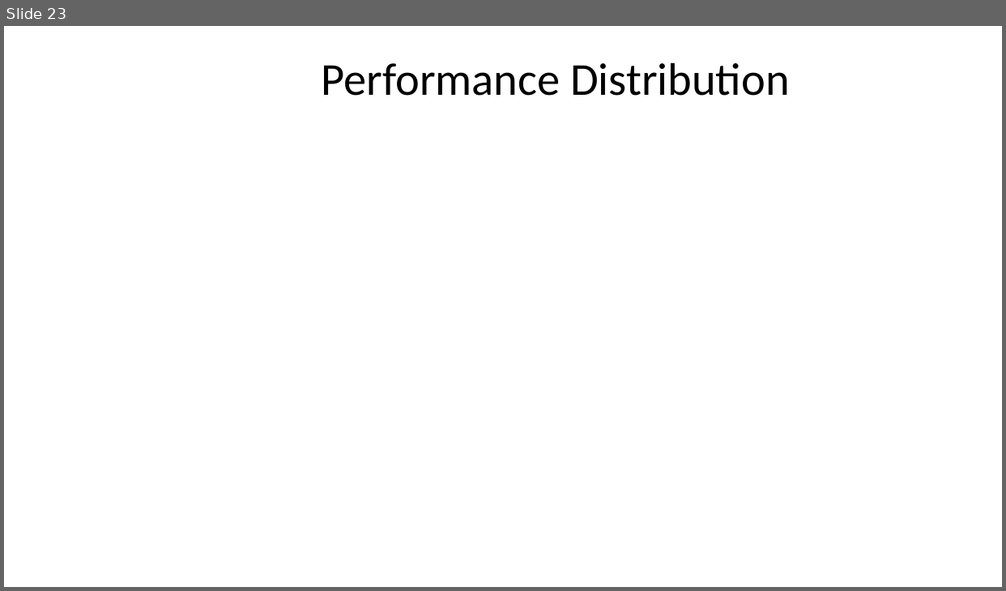
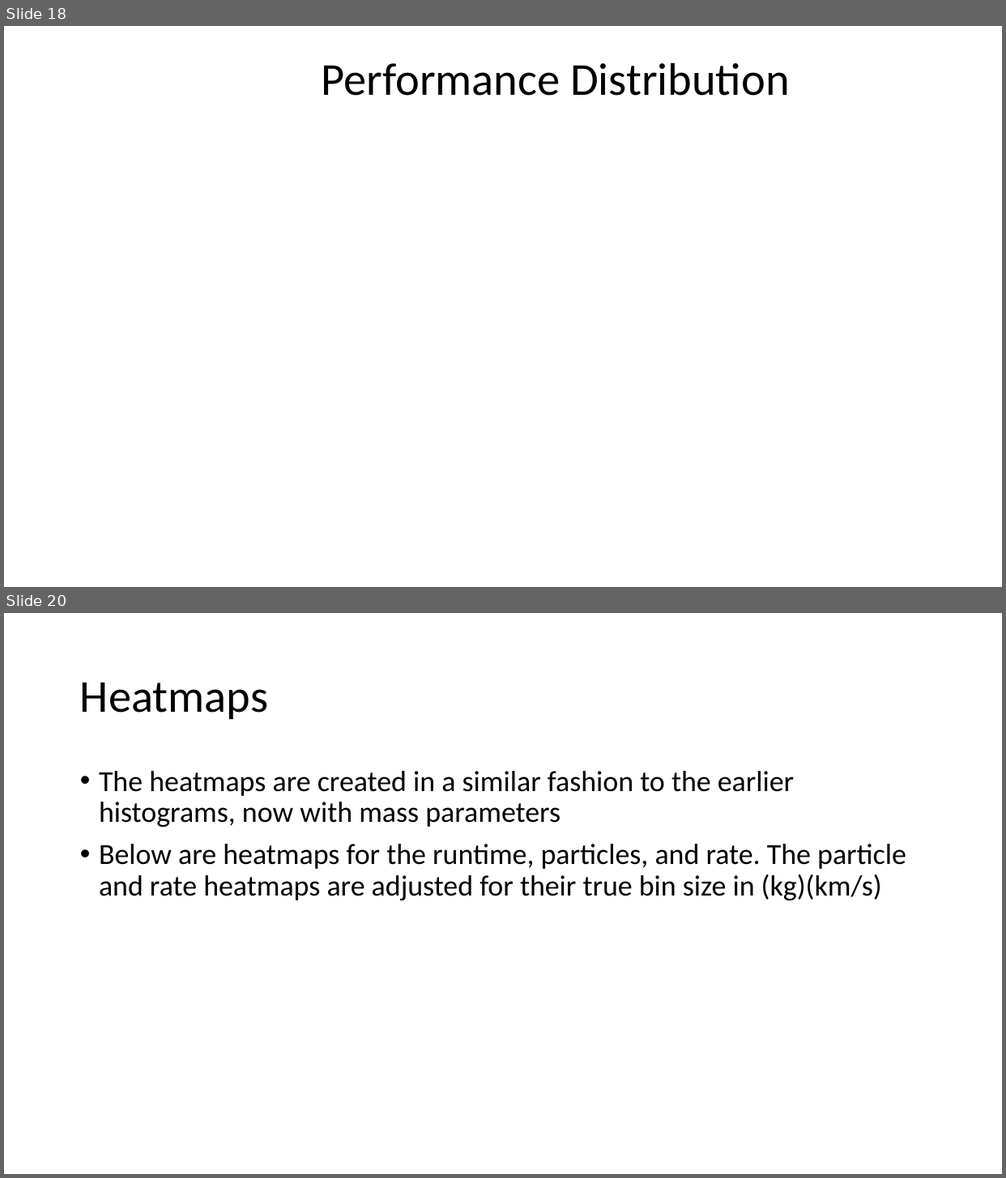
Before and after one commit to nathan-m-schneider-22/Dust-Accelerator-Database-Analysis, a slide deck: Dust_Data_Project.pptx. Shown one above the other, each under a label of ours: slide 23 before the commit, slides 18 and 20 after it; the slides between them are not shown. The pictures are 1006x591 and 1006x1178 pixels, drawn with LibreOffice and Linux fonts; fonts in the diff are those of the drawing; background and template pictures are left out. Boxes give left, top, right and bottom in pixels: in the first picture for what was removed or moved away, otherwise in the second. Text is boxed around its words. In the diff, an @@ line names an element or a change of style, - is before the commit and + after.

```diff
--- a/Dust_Data_Project.pptx
+++ b/Dust_Data_Project.pptx
@@ slide 20 added at (x1=4, y1=613, x2=1002, y2=1174), background #FFFFFF @@
@@ title added at (x1=80, y1=682, x2=268, y2=719), 44 pt, text #000000 @@
+Heatmaps
@@ text added at (x1=99, y1=771, x2=906, y2=901), 28 pt, text #000000 @@
+• The heatmaps are created in a similar fashion to the earlier histograms, now with mass parameters
+• Below are heatmaps for the runtime, particles, and rate. The particle and rate heatmaps are adjusted for their true bin size in (kg)(km/s)
@@ what was slide 23 is now slide 18 @@
```
Also in this commit, not shown: 7 slides changed, 8 other slides added, 11 slides removed, 14 other files.
